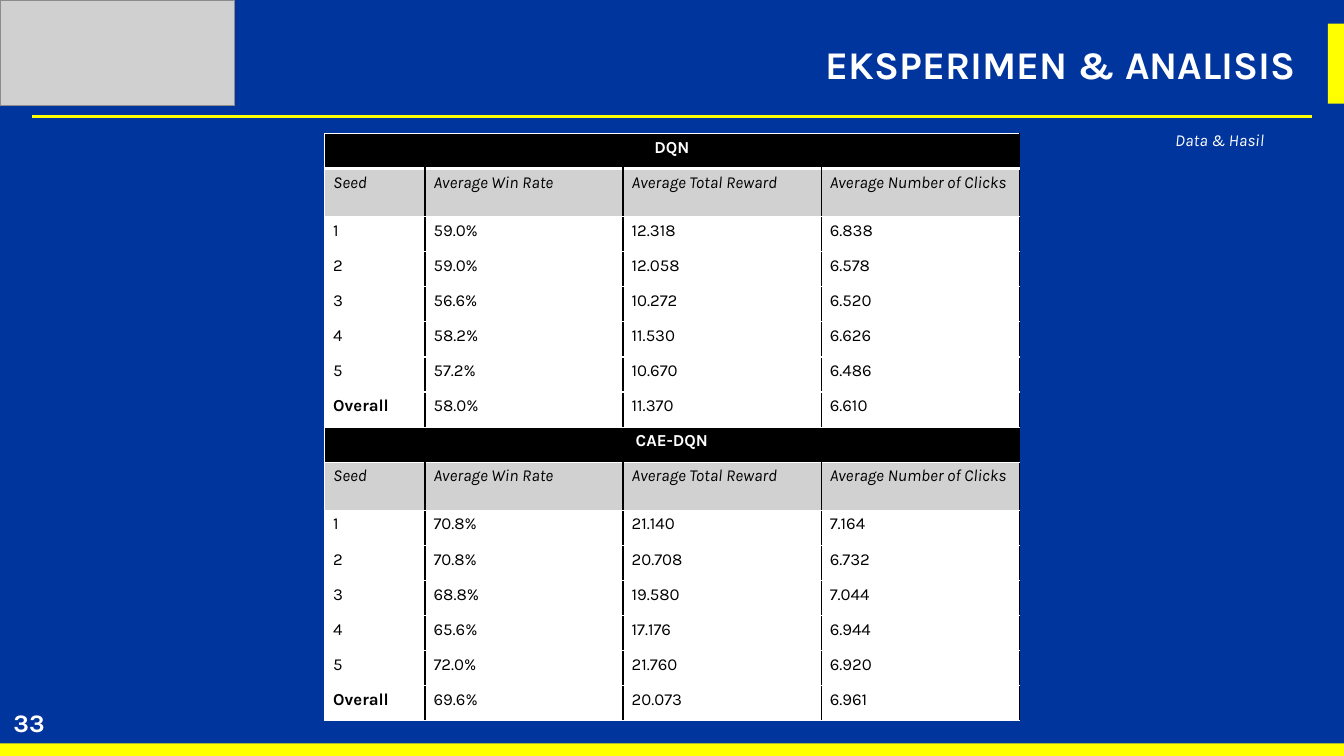
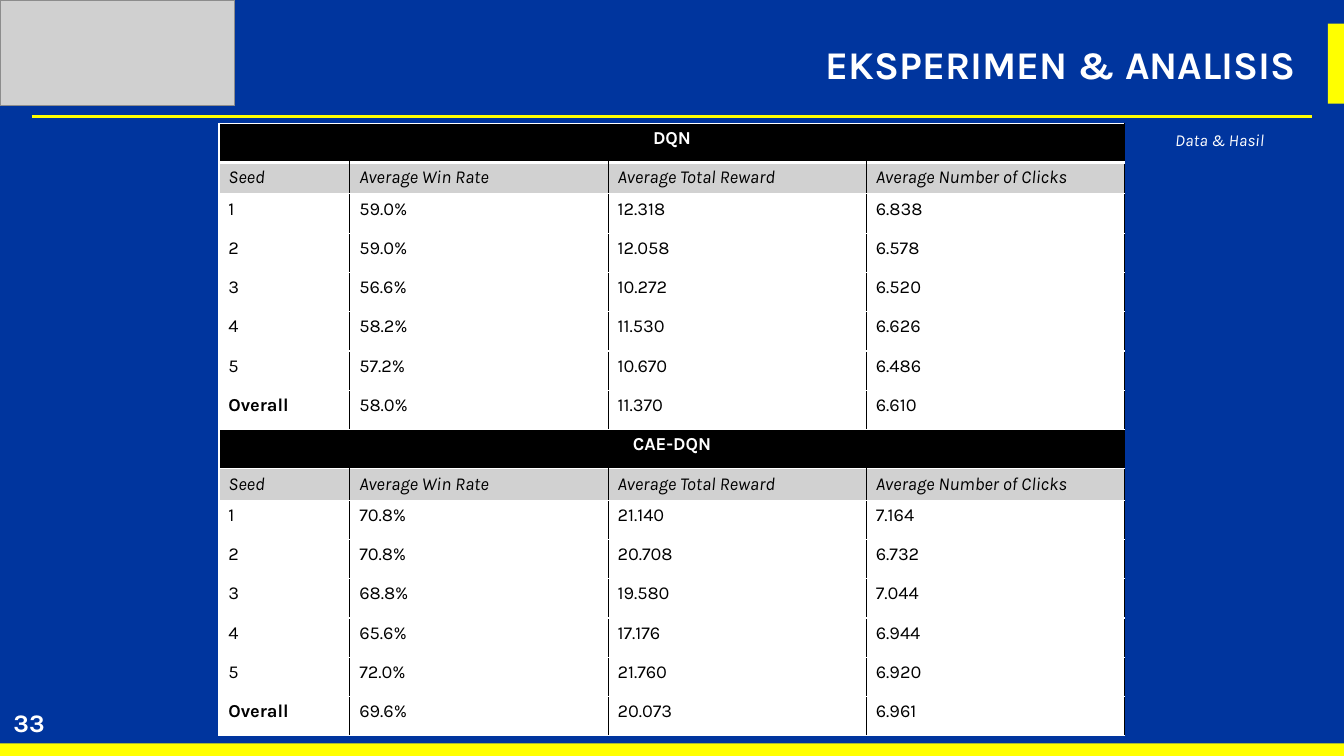
Before and after one commit to MonsieurCoffee/Thesis, a slide deck: slide 33 of Documents/ppt_sidang.pptx. Drawn at 1344x756 pixels with LibreOffice and Linux fonts; fonts in the diff are those of the drawing; grey boxes stand for pictures. Boxes give left, top, right and bottom in pixels: in the first picture for what was removed or moved away, otherwise in the second. Text is boxed around its words. In the diff, an @@ line names an element or a change of style, - is before the commit and + after.

```diff
--- a/Documents/ppt_sidang.pptx
+++ b/Documents/ppt_sidang.pptx
@@ table at (219,123,1124,736) @@
@@ size 12 to 13 pt @@
@@ table: place and size @@
-table at (325,133,1021,723)
+table at (219,123,1124,736)
```
Also in this commit, not shown: 17 other slides changed, 40 other files.
